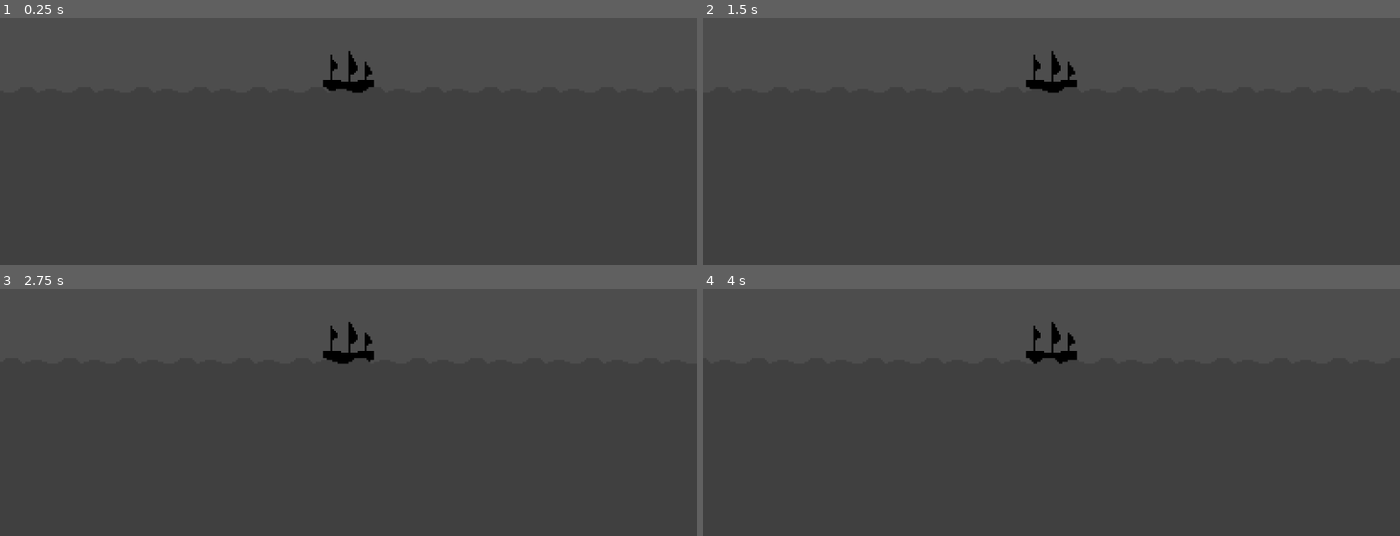
Above: before the commit, frames 1-4 (two rows, left to right).
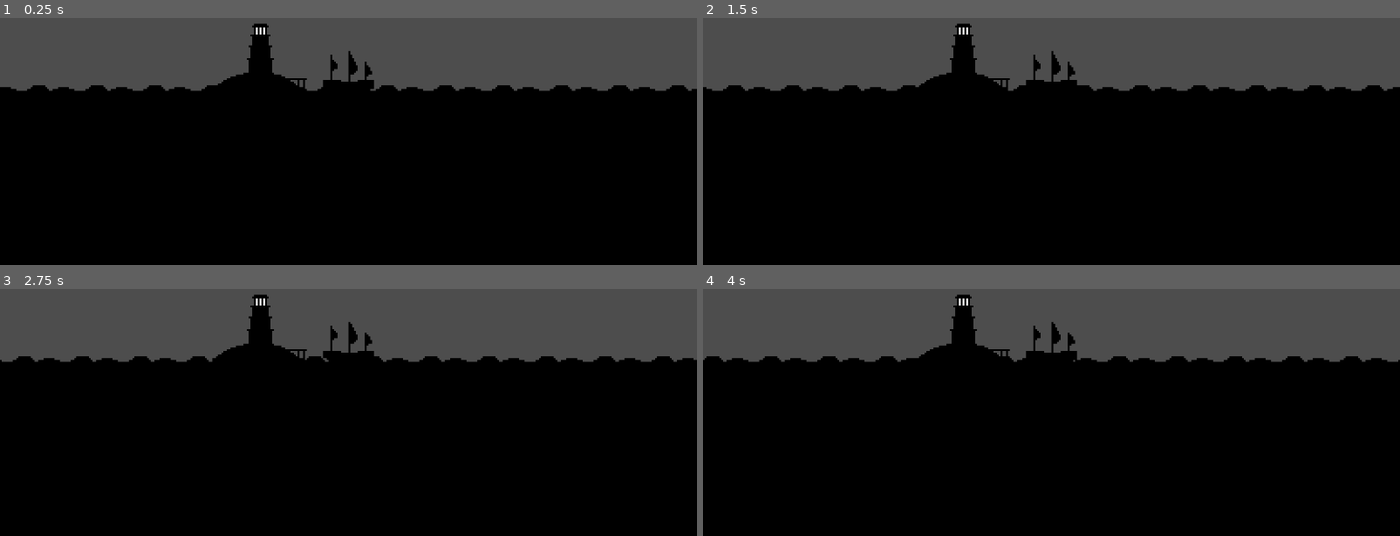
Above: after the commit, the same moments.

Repository: AdamOravecz1/solodevelopment-72-hour-jam
Game: Godot game, scene res://Scenes/main.tscn
Same seed, same stepped clock (60 frames per second), same inputs: the game is played once before the commit and once after it.
Inputs:
- Up to frame 1 (0.25 s): no input
- Up to frame 2 (1.5 s): tap Enter at 0.5 s
- Up to frame 3 (2.75 s): tap Space at 2 s
- Up to frame 4 (4 s): tap Enter at 3.5 s

The runs differ from the first frame. In frame 1, 73% of the frame differs, in the area x 0-100%, y 2-100%; in frame 2, 73%; in frame 3, 73%; in frame 4, 73%.

Commit message:
some sprites

Diff:
--- a/Scenes/main.tscn
+++ b/Scenes/main.tscn
@@ -1,5 +1,6 @@
-[gd_scene load_steps=5 format=4 uid="uid://b4ae42b8bpdv3"]
+[gd_scene load_steps=6 format=4 uid="uid://b4ae42b8bpdv3"]
 
+[ext_resource type="Texture2D" uid="uid://di4j4xjjppyds" path="res://Sprites/LightHouse.png" id="1_8gbba"]
 [ext_resource type="PackedScene" uid="uid://be6epu4ykfpn6" path="res://Scenes/ship.tscn" id="1_bo1nx"]
 [ext_resource type="Texture2D" uid="uid://drcmrk8w0qg6k" path="res://Sprites/Sea.png" id="2_8gbba"]
 
@@ -22,9 +23,14 @@
 
 [node name="Main" type="Node2D"]
 
+[node name="LightHouse" type="Sprite2D" parent="."]
+position = Vector2(15, 8)
+texture = ExtResource("1_8gbba")
+
 [node name="Ship" parent="." instance=ExtResource("1_bo1nx")]
-position = Vector2(9, 10)
+position = Vector2(66, 11)
 
 [node name="TileMapLayer" type="TileMapLayer" parent="."]
+modulate = Color(0, 0, 0, 1)
 tile_map_data = PackedByteArray("AAD+/wAAAwAAAAAAAAD//wAAAwAAAAAAAAAAAAAAAwAAAAAAAAABAAAAAwAAAAAAAAACAAAAAwAAAAAAAAADAA …(1600 unchanged characters)…
 tile_set = SubResource("TileSet_kry3j")
Binary file added: Sprites/Fish.png
Not shown, added: Sprites/Fish.png.import
Binary file added: Sprites/LightHouse.png
Not shown, added: Sprites/LightHouse.png.import
Binary file added: Sprites/Shark.png
Not shown, added: Sprites/Shark.png.import
